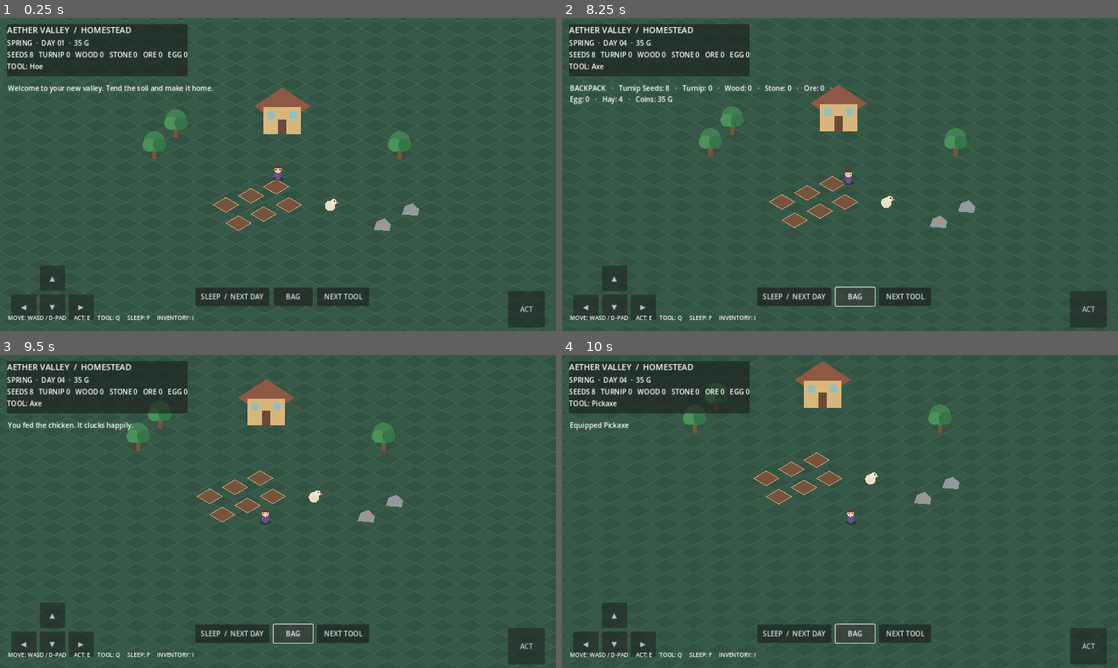
Above: before the commit, frames 1-4 (two rows, left to right).
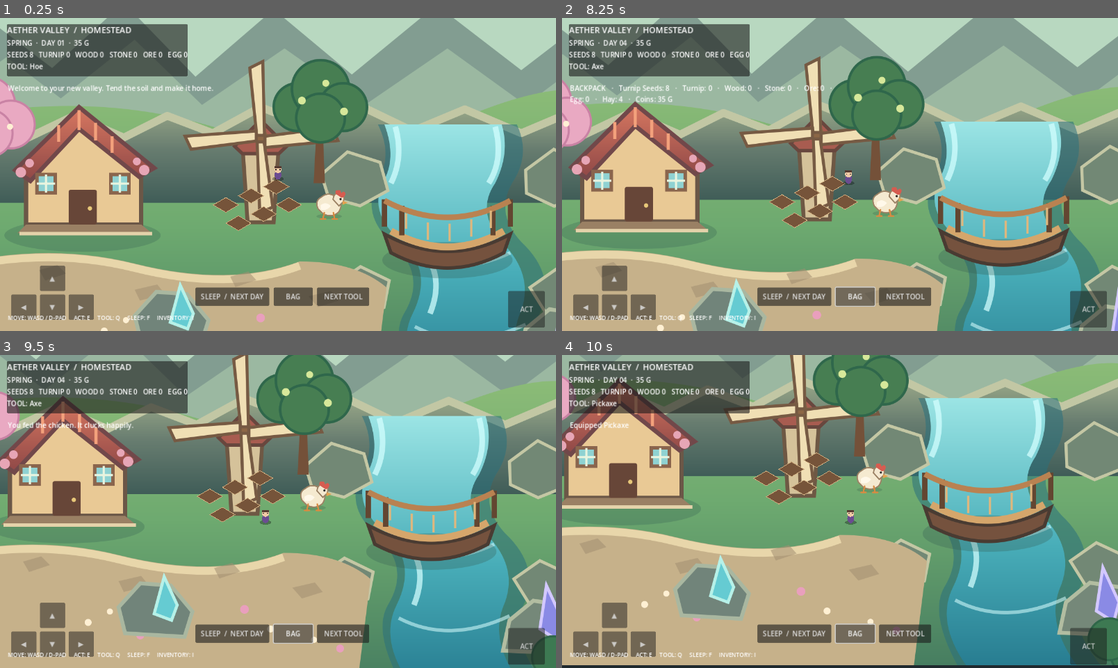
Above: after the commit, the same moments.

Repository: rintatia/aether-valley
Game: Godot game, scene res://scenes/main.tscn
The game is run twice, just before and just after one commit, with the same random seed, the same clock (stepped at 60 frames per second) and the same inputs.
Inputs:
- Up to frame 1 (0.25 s): no input
- Up to frame 2 (8.25 s): click "SLEEP / NEXT DAY" at 0.5 s; click "SLEEP / NEXT DAY" at 1.25 s; click "NEXT TOOL" at 2 s; click "NEXT TOOL" at 2.75 s; click "▲" at 3.5 s; click "▼" at 4.25 s; click "◀" at 5 s; click "▶" at 5.75 s; click "ACT" at 6.5 s; click "BAG" at 7.25 s; tap Enter at 8 s; hold D (move_right) from 8.03 s (still down); hold F (advance_day) from 8.03 s (still down)
- Up to frame 3 (9.5 s): release D (move_right) at 8.78 s; release F (advance_day) at 8.78 s; hold S (move_down) from 8.78 s (still down); tap E (interact) at 8.85 s
- Up to frame 4 (10 s): release S (move_down) at 9.53 s; hold D (move_right) from 9.53 s (still down); hold Q (tool_next) from 9.53 s (still down)

The runs differ from the first frame. In frame 1, 96% of the frame differs, in the area x 0-100%, y 0-100%; in frame 2, 96%; in frame 3, 96%; in frame 4, 96%.

Commit message:
world: replace debug diamond ground with Spring Valley environment art

Diff:
--- a/scripts/world.gd
+++ b/scripts/world.gd
@@ -4,6 +4,8 @@
 const TILE_H := 16.0
 const GRID_ORIGIN := Vector2(640, 360)
 const AUTOSAVE_HINT := "Progress saves automatically"
+const VALLEY_TEXTURE: Texture2D = preload("res://assets/world/spring_valley_environment.svg")
+const CHICKEN_TEXTURE: Texture2D = preload("res://assets/animals/chicken.svg")
 
 var player: CharacterBody2D
 var day := 1
@@ -62,13 +64,13 @@
 		for y in range(2):
 			plots.append({"id": "plot_%d_%d" % [x, y], "position": Vector2(520 + x * 58 + y * 29, 430 + y * 42 - x * 21), "state": "empty", "growth": 0, "watered": false})
 	trees = [
-		{"position": Vector2(355, 300), "hits": 0, "kind": "Oak"},
-		{"position": Vector2(405, 250), "hits": 0, "kind": "Birch"},
-		{"position": Vector2(920, 300), "hits": 0, "kind": "Willow"}
+		{"position": Vector2(730, 225), "hits": 0, "kind": "Oak"},
+		{"position": Vector2(780, 255), "hits": 0, "kind": "Birch"},
+		{"position": Vector2(1240, 360), "hits": 0, "kind": "Willow"}
 	]
 	rocks = [
-		{"position": Vector2(880, 480), "hits": 0, "kind": "Copper Vein"},
-		{"position": Vector2(945, 445), "hits": 0, "kind": "Stone Outcrop"}
+		{"position": Vector2(390, 700), "hits": 0, "kind": "Copper Vein"},
+		{"position": Vector2(1450, 760), "hits": 0, "kind": "Stone Outcrop"}
 	]
 
 func _build_hud() -> void:
@@ -319,26 +321,13 @@
 		player.global_position = Vector2(float(position_data.get("x", 640.0)), float(position_data.get("y", 360.0)))
 
 func _draw() -> void:
-	draw_rect(Rect2(-5000, -5000, 10000, 10000), Color("#263d35"))
-	for gx in range(-30, 31):
-		for gy in range(-30, 31):
-			var center := GRID_ORIGIN + Vector2((gx - gy) * TILE_W, (gx + gy) * TILE_H)
-			var points := PackedVector2Array([center + Vector2(0, -TILE_H), center + Vector2(TILE_W, 0), center + Vector2(0, TILE_H), center + Vector2(-TILE_W, 0)])
-			var shade := Color("#355847") if (gx + gy) % 2 == 0 else Color("#315241")
-			draw_colored_polygon(points, shade)
-			draw_polyline(PackedVector2Array([points[0], points[1], points[2], points[3], points[0]]), Color("#41664f"), 1.0)
-	_draw_home()
+	# Use the designed Spring Valley environment instead of the debug diamond field.
+	draw_texture(VALLEY_TEXTURE, Vector2(-160, -140))
 	_draw_plots()
-	_draw_resources()
 	_draw_chicken()
 
 func _draw_home() -> void:
-	var p := Vector2(650, 245)
-	draw_colored_polygon(PackedVector2Array([p + Vector2(-65, -42), p + Vector2(0, -85), p + Vector2(65, -42), p + Vector2(0, 2)]), Color("#8d5944"))
-	draw_rect(Rect2(p.x - 43, p.y - 40, 86, 62), Color("#d7b77c"))
-	draw_rect(Rect2(p.x - 10, p.y - 12, 20, 34), Color("#694b38"))
-	draw_rect(Rect2(p.x - 34, p.y - 30, 16, 17), Color("#8fc1bd"))
-	draw_rect(Rect2(p.x + 18, p.y - 30, 16, 17), Color("#8fc1bd"))
+	pass
 
 func _draw_plots() -> void:
 	for plot in plots:
@@ -362,23 +351,10 @@
 			draw_circle(p + Vector2(20, -11), 3.0, Color("#79c9ed"))
 
 func _draw_resources() -> void:
-	for tree in trees:
-		var p: Vector2 = tree.position
-		draw_rect(Rect2(p.x - 5, p.y - 4, 10, 29), Color("#79533a"))
-		draw_circle(p + Vector2(0, -16), 24, Color("#3f8050"))
-		draw_circle(p + Vector2(-12, -8), 15, Color("#4b9258"))
-		draw_circle(p + Vector2(12, -8), 15, Color("#367449"))
-	for rock in rocks:
-		var p: Vector2 = rock.position
-		draw_colored_polygon(PackedVector2Array([p + Vector2(-20, 7), p + Vector2(-13, -12), p + Vector2(5, -19), p + Vector2(20, -5), p + Vector2(17, 10)]), Color("#929a9b"))
-		if str(rock.kind) == "Copper Vein":
-			draw_circle(p + Vector2(2, -5), 4, Color("#d58a55"))
+	pass
 
 func _draw_chicken() -> void:
 	var p := Vector2(760, 430)
-	draw_circle(p + Vector2(0, 2), 12, Color("#e9dfc5"))
-	draw_circle(p + Vector2(8, -7), 7, Color("#f2e8d2"))
-	draw_colored_polygon(PackedVector2Array([p + Vector2(14, -8), p + Vector2(21, -5), p + Vector2(14, -2)]), Color("#d68b4e"))
-	draw_circle(p + Vector2(10, -9), 1.5, Color("#202020"))
+	draw_texture_rect(CHICKEN_TEXTURE, Rect2(p - Vector2(42, 36), Vector2(84, 72)), false)
 	if chicken.egg_ready:
-		draw_colored_polygon(PackedVector2Array([p + Vector2(-11, 1), p + Vector2(-6, 8), p + Vector2(-11, 15), p + Vector2(-16, 8)]), Color("#fff5dc"))
+		draw_circle(p + Vector2(-30, 26), 6.0, Color("#fff5dc"))
